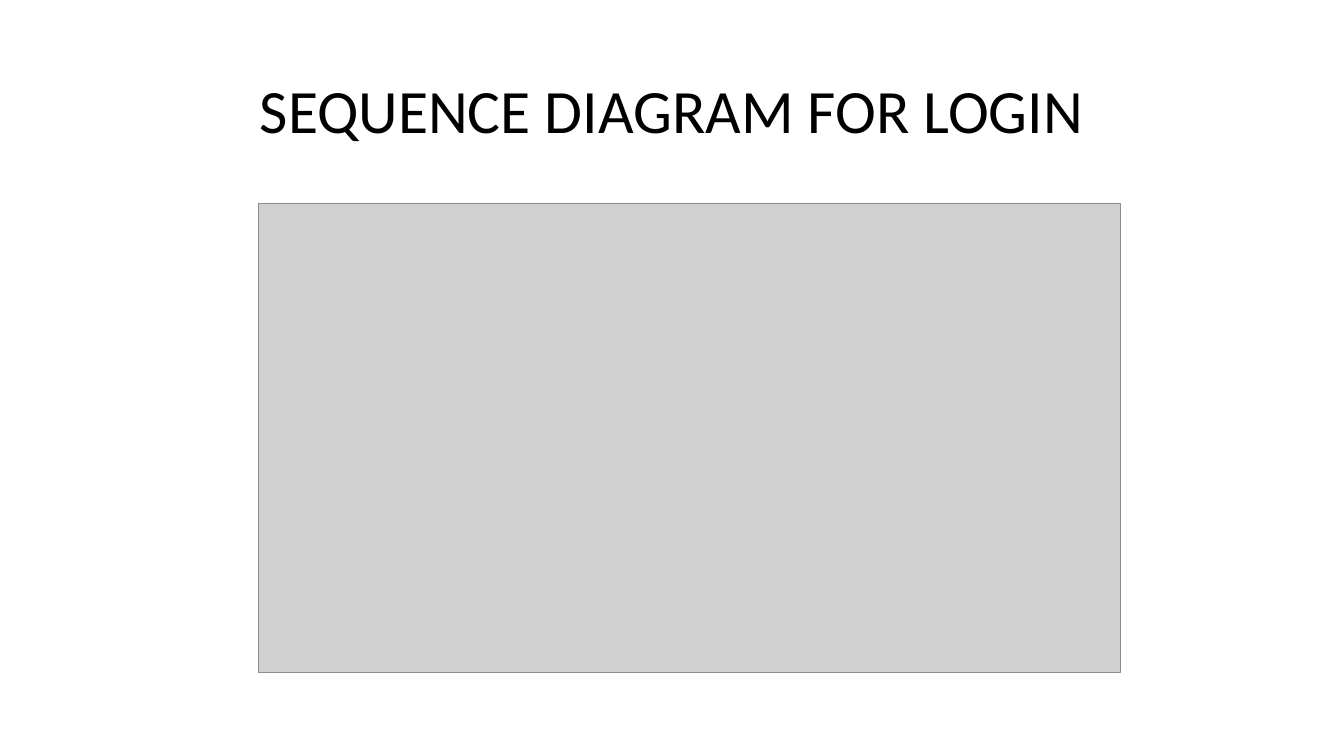
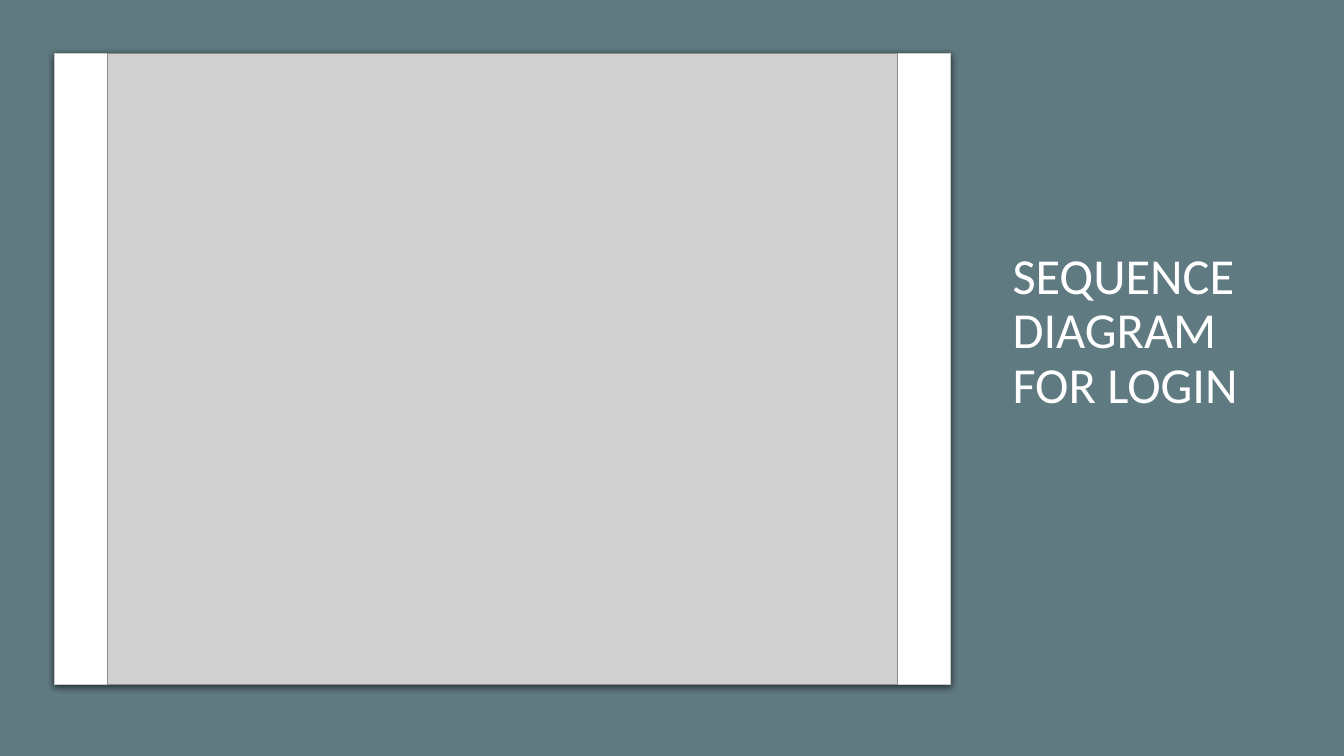
Before and after one commit to Microcontroller-Team-1/winter20-21, a slide deck: slide 4 of Project_Week_7&8/Precise Analysis.pptx. Drawn at 1344x756 pixels with LibreOffice and Linux fonts; fonts in the diff are those of the drawing; grey boxes stand for pictures. Boxes give left, top, right and bottom in pixels: in the first picture for what was removed or moved away, otherwise in the second. Text is boxed around its words. In the diff, an @@ line names an element or a change of style, - is before the commit and + after.

```diff
--- a/Project_Week_7&8/Precise Analysis.pptx
+++ b/Project_Week_7&8/Precise Analysis.pptx
@@ background #FFFFFF to #E7E6E6 @@
@@ rectangle added at [0,0,1344,756], fill #5F7A81 @@
@@ rounded rectangle added at [54,53,951,685], fill #FFFFFF, outline #C8CACA 0.75 pt @@
@@ picture added at [108,53,897,685] @@
@@ title "SEQUENCE DIAGRAM FOR LOGIN": place and size @@
-title "SEQUENCE DIAGRAM FOR LOGIN" at [260,93,1083,141]
+title "SEQUENCE DIAGRAM FOR LOGIN" at [1013,261,1237,404]
@@ title "SEQUENCE DIAGRAM FOR LOGIN" at [1013,261,1237,404]: size 44 to 36 pt, text colour #000000 to #FFFFFF; alignment centre to left @@
@@ picture removed at [258,204,1120,673] @@
```
Also in this commit, not shown: 1 other slide changed, 2 slides added.
